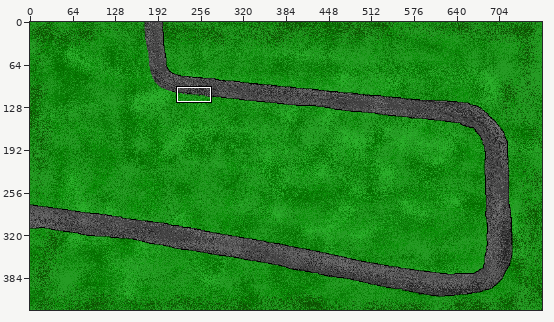
Two versions of one pixel-art file, SecurityJam Assets/MainMenu/LevelSelect.aseprite. The first picture is a wide view before the edit; the outline marks the close-up.
Close-up. Before the edit:
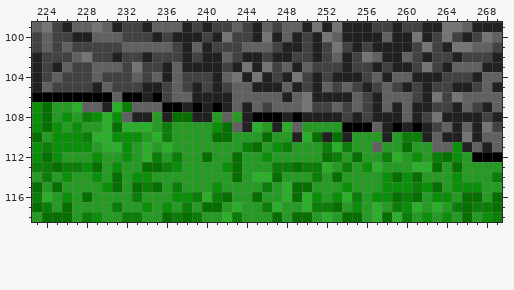
768x432 pixels, 1 frame. Shown: x 223..269, y 99..118. The commit also changed other parts of the picture, which this record leaves out.
After:
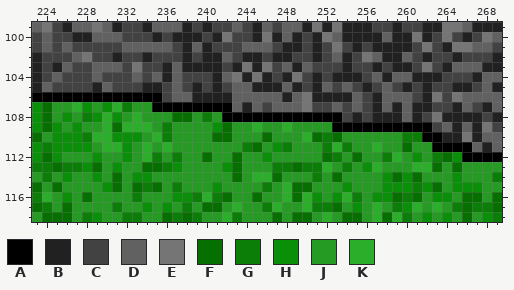
Palette (. is transparent): A #000000  B #212121  C #424242  D #616161  E #757575  F #056f00  G #0a7e07  H #0a8f08  J #259b24  K #2baf2b
Difference:
Layer "Roads":
The author changed colour B to colour A in row 106 at x 234; in row 107 at x 238, 240 and 242; in row 108 at x 244, 248 and 250 to 253; in row 109 at x 258, 260 and 262; in row 110 at x 262; in row 111 at x 266.
The author changed colour D to colour A in row 106 at x 231; in row 107 at x 235; in row 108 at x 242; in row 109 at x 257; in row 110 at x 263; in row 111 at x 263 to 264.
The author changed colour H to colour A in row 111 at x 265.
The author changed colour J to colour A in row 108 at x 243; in row 109 at x 253; in row 112 at x 266.
The author changed colour B to colour G in row 108 at x 240; in row 110 at x 252.
The author changed colour B to colour H in row 107 at x 230.
The author changed colour D to colour H in row 107 at x 228.
The author changed colour B to colour J in row 108 at x 234, 236 and 239; in row 109 at x 244 and 247; in row 110 at x 249, 254 and 258.
The author changed colour D to colour J in row 107 at x 229 and 233 to 234; in row 108 at x 232; in row 109 at x 243 and 249.
The author changed colour B to colour K in row 108 at x 233.
The author changed colour D to colour K in row 111 at x 257.
Changed places in both close-ups, as pixel boxes (x1, y1, x2, y2):
changed: (82, 92, 472, 162)
